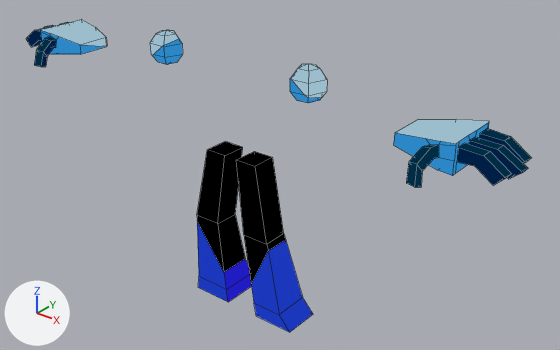
What one commit did to the Blender file BLENDER/ENTERCEO.blend.
Camera for both pictures: a 50 mm camera at (2.89, -3.19, 3.27) aimed at (0.22, 0.16, 1.19). Every picture has the same lights, and +X, +Y and +Z are marked at lower left. The older version comes first. Mesh edges are drawn as thin lines. The same objects are shown in both versions, whatever each file hides.
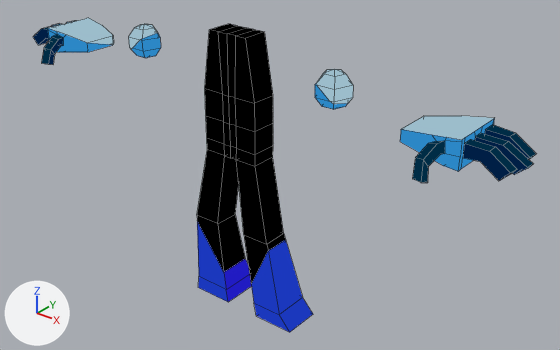
What changed in the scene script:
```text
Change me_cube_008:
    used by ob_cube_003; location = (0.0, 0.0, 0.0)
    remove me_cube_008.from_pydata(...)  # 81 vertices, 52 faces; spans x 1.181..1.793, y -0.373..0.126, z 1.678..1.881
    add me_cube_008.from_pydata(...)  # 81 vertices, 52 faces; spans x 1.181..1.793, y -0.315..0.184, z 1.678..1.881
    me_cube_008 part 3: the whole mesh is moved by (0.0, 0.058, 0.0)
Change me_sphere:
    used by ob_sphere; location = (0.0, 0.0, 0.0)
    remove me_sphere.from_pydata(...)  # 31 vertices, 34 faces; spans x 0.442..0.64, y -0.084..0.104, z 1.784..2.002
    add me_sphere.from_pydata(...)  # 31 vertices, 34 faces; spans x 0.617..0.815, y -0.098..0.09, z 1.794..2.013
    me_sphere part 2: the whole mesh is moved by (0.175, -0.014, 0.01)
Change me_cube_003:
    used by ob_cube_001; location = (0.0, 0.0, 0.0)
    remove me_cube_003.from_pydata(...)  # 20 vertices, 18 faces; spans x 0.047..0.407, y -0.065..0.276, z 0.175..1.316
    add me_cube_003.from_pydata(...)  # 46 vertices, 40 faces; spans x 0.0..0.407, y -0.065..0.276, z 0.175..2.08
    me_cube_003 part 1
    1 face is deleted
    26 vertices are added at x 0.0..0.195, y -0.045..0.124, z 1.316..2.08
    23 new faces join them, mat_betteroutline (white #ffffff)
```

Pixel boxes (x1, y1, x2, y2) of what changed, in the pictures (560 x 350 px):
'Cube.001', reshaped (61% taller): before (197, 141, 313, 332); after (197, 24, 313, 332)
'Cube.003', moved: before (26, 20, 531, 187); after (33, 18, 536, 183)
'Sphere', mesh moved: before (150, 30, 327, 103); after (129, 24, 353, 109)
part 1 of me_cube_003, built on: before (208, 141, 272, 166); after (205, 24, 273, 166)
